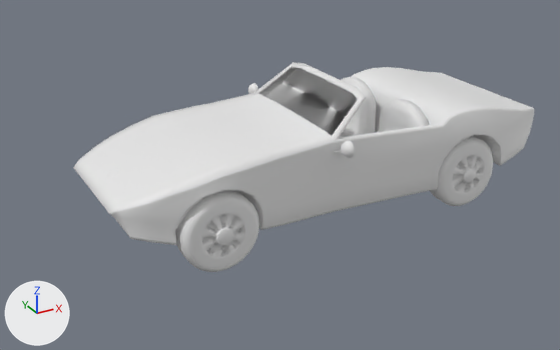
What one commit did to the Blender file Source/Prototype/Models/Cars/PinkyMobile.blend.
Both versions are drawn from a 50 mm camera at (-17.8, -28.4, 16.0) aimed at (-2.3, -0.2, 2.0). Lighting does not change. The marker at lower left points along +X, +Y and +Z. Materials are left out; every surface is plain grey.
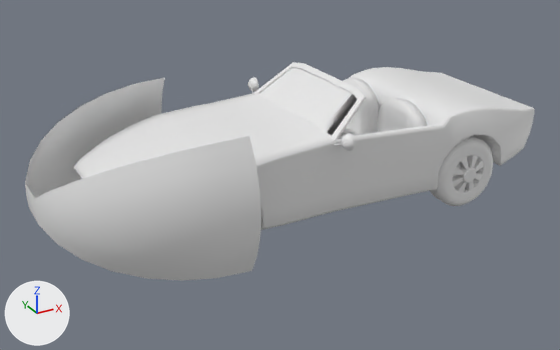
The newer file is also turned or shifted as a whole; pictures and numbers use the older file's frame.

The change, as a list of edits to the scene's bpy script:
```text
Change me_cube_003:
    used by ob_cube_001; location = (0.0, 0.0, 0.0)
    remove me_cube_003.from_pydata(...)  # 5721 vertices, 5576 faces; spans x -10.9..9.7, y -4.5..4.6, z 0.1..6.2
    add me_cube_003.from_pydata(...)  # 6292 vertices, 6148 faces; spans x -10.9..9.7, y -4.5..4.6, z 0.1..6.2
    me_cube_003 part 1: the loose piece of 90 vertices spanning x 0.5..3.5, y 0.7..3.4, z 1.5..5.1 is moved by (0.0, -0.2, 0.0)
    me_cube_003 part 2: 320 vertices moved from x -9.4..9.7, y -4.5..4.6, z 1.3..4.9 to x -9.4..9.7, y -4.5..4.6, z 1.3..5.2; 345 vertices removed from x -10.3..9.7, y -4.5..4.6, z 1.3..4.9; 908 vertices added at x -10.9..9.7, y -4.5..4.5, z 0.1..5.2
    me_cube_003 part 3: the surface is now shaded flat
Add me_sphere:
    me_sphere.from_pydata(...)  # 112 vertices, 90 faces; spans x -2.1..5.2, y -5.17..5.17, z -2.87..2.87
    me_sphere.polygons.foreach_set('use_smooth', [True] * 90)
Add ob_speedboostcage:
    ob_speedboostcage = bpy.data.objects.new('SpeedBoostCage', me_sphere)
    ob_speedboostcage.location = (-11.04, 0.0, 2.99)
```

Where the change shows, as pixel boxes (x1, y1, x2, y2) in the pictures (560 x 350 px; the box of a moved part takes in the faces that stretch with it):
'Cube.001', reshaped
    before: (73, 62, 534, 272)
    after: (73, 62, 535, 230)
'SpeedBoostCage', added
    after: (25, 78, 261, 281)
part 1 of me_cube_003, moved or reshaped
    before: (339, 77, 376, 137)
    after: (339, 78, 378, 137)
part 2 of me_cube_003, moved or reshaped
    before: (116, 71, 533, 236)
    after: (73, 62, 492, 230)
